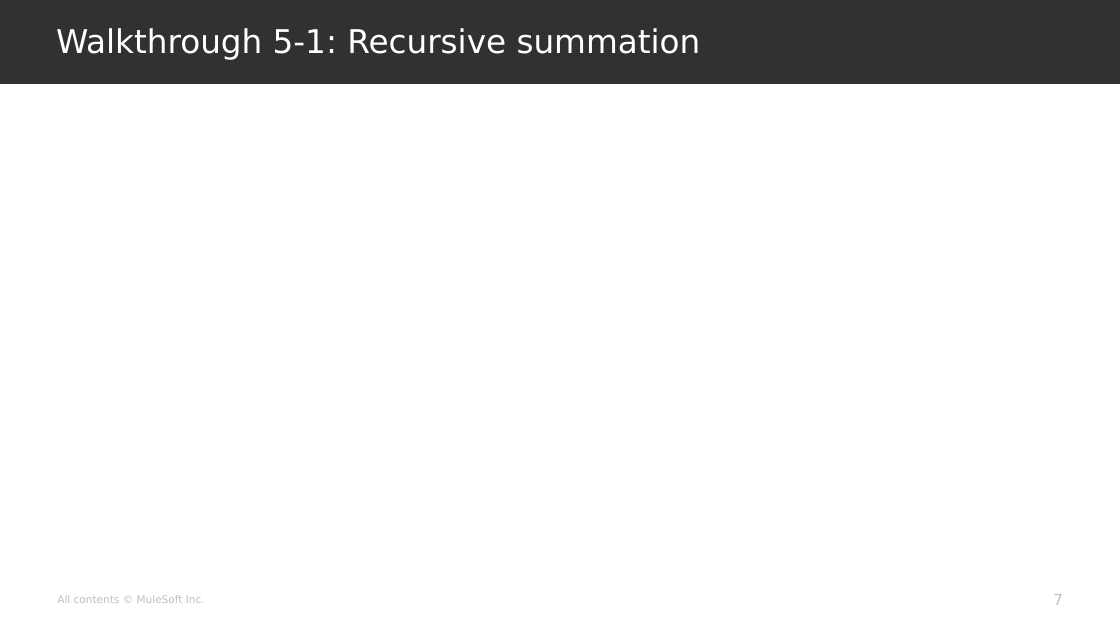
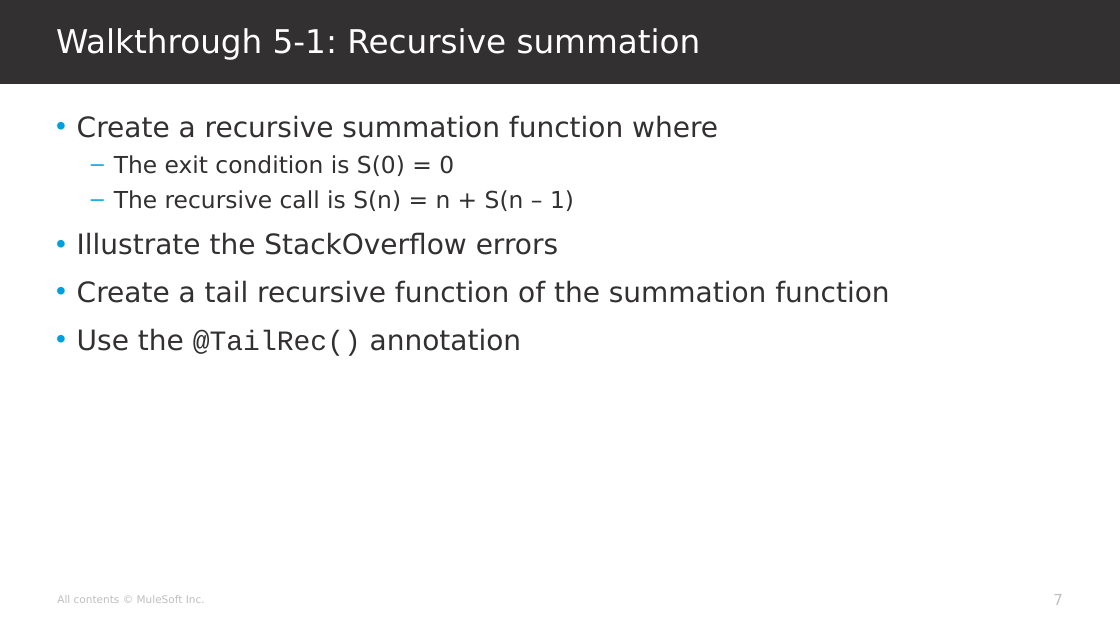
Before and after one commit to georgekwi/manual, a slide deck: slide 7 of slides/mod5.pptx. Drawn at 1120x630 pixels with LibreOffice and Linux fonts; fonts in the diff are those of the drawing; background and template pictures are left out. Boxes give left, top, right and bottom in pixels: in the first picture for what was removed or moved away, otherwise in the second. Text is boxed around its words. In the diff, an @@ line names an element or a change of style, - is before the commit and + after.

```diff
--- a/slides/mod5.pptx
+++ b/slides/mod5.pptx
@@ text added at <box>77,115,889,356</box>, 24 pt, text #323031 @@
+• Create a recursive summation function where
+  – The exit condition is S(0) = 0
+  – The recursive call is S(n) = n + S(n – 1)
+• Illustrate the StackOverflow errors
+• Create a tail recursive function of the summation function
+• Use the @TailRec() annotation
```
Also in this commit, not shown: 7 other slides changed, 1 slide added, 2 slides removed.
